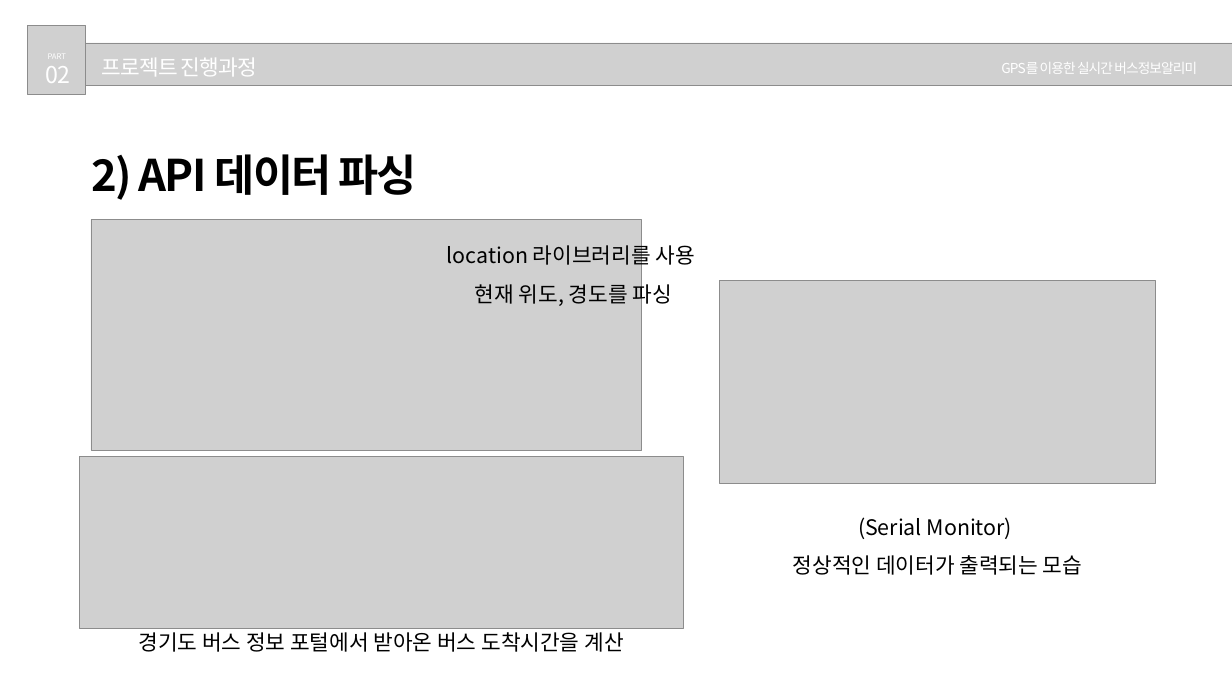
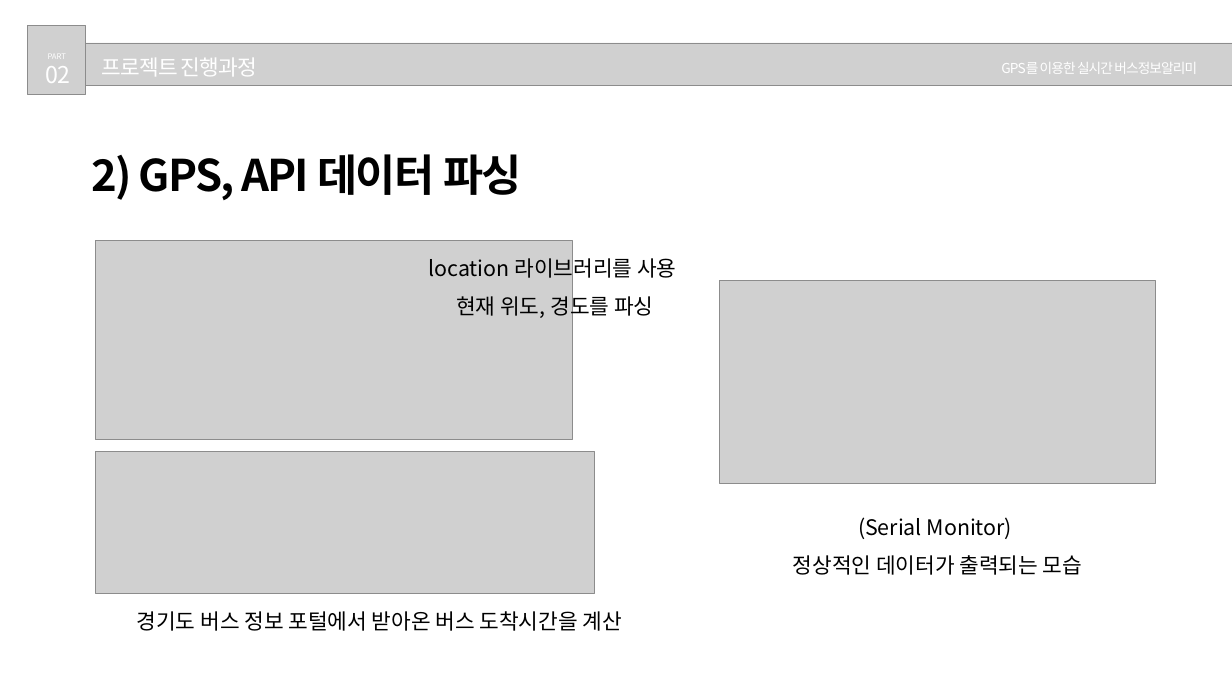
Before and after one commit to Hwan0808/Capstone_Project, a slide deck: slide 6 of 종합프로젝트설계_발표자료.pptx. Drawn at 1232x693 pixels with LibreOffice and Linux fonts; fonts in the diff are those of the drawing; grey boxes stand for pictures. Boxes give left, top, right and bottom in pixels: in the first picture for what was removed or moved away, otherwise in the second. Text is boxed around its words. In the diff, an @@ line names an element or a change of style, - is before the commit and + after.

```diff
--- a/종합프로젝트설계_발표자료.pptx
+++ b/종합프로젝트설계_발표자료.pptx
@@ text at (x1=92, y1=154, x2=522, y2=200): text changed @@
-2) API 데이터 파싱
+2) GPS, API 데이터 파싱
@@ text "location 라이브러리를 사용" moved from (x1=447, y1=242, x2=694, y2=307) to (x1=428, y1=254, x2=676, y2=320) @@
@@ picture resized from (x1=91, y1=220, x2=641, y2=450) to (x1=95, y1=240, x2=572, y2=440) @@
@@ picture resized from (x1=79, y1=456, x2=683, y2=628) to (x1=95, y1=452, x2=594, y2=594) @@
@@ text "경기도 버스 정보 포털에서 받아온 ..." moved from (x1=138, y1=632, x2=623, y2=652) to (x1=137, y1=611, x2=622, y2=631) @@
```
Also in this commit, not shown: 6 other slides changed, 3 slides removed.
